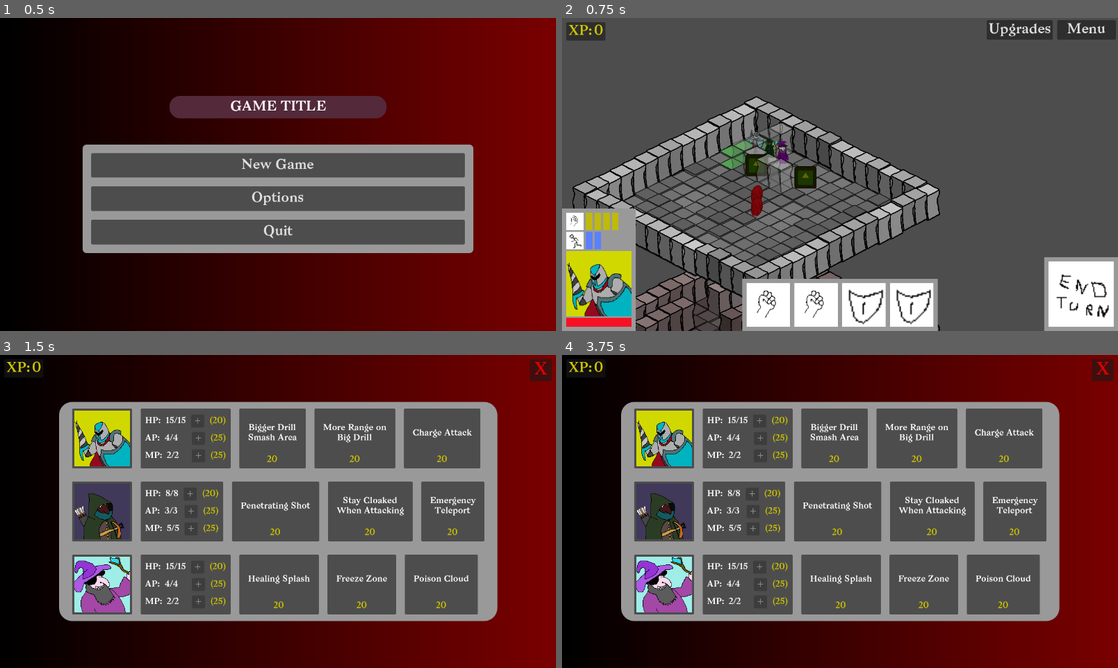
Above: before the commit, frames 1-4 (two rows, left to right).
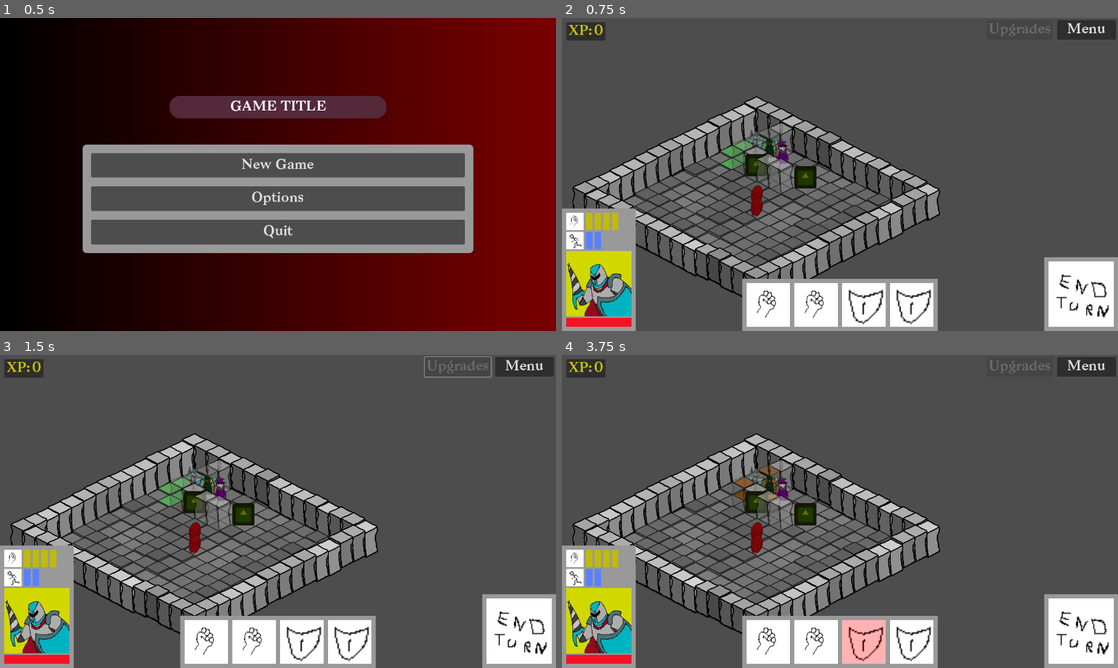
Above: after the commit, the same moments.

Repository: CiaranWoodward/LD57
Game: Godot game, scene res://scenes/main.tscn
The game is run twice, just before and just after one commit, with the same random seed, the same clock (stepped at 60 frames per second) and the same inputs. The engine's default icon, where the game draws it, is replaced by a stand-in: a white triangle on a blue panel in a dark square. Sound files missing from this copy of the repository are replaced by a short silence.
Inputs (mouse positions are in pixels of both pictures, inside the frame that each line leads up to):
- Up to frame 1 (0.5 s): no input
- Up to frame 2 (0.75 s): click "New Game" at 0.5 s
- Up to frame 3 (1.5 s): click (455, 367) at 1.25 s, where only the run before the commit has a clickable "Upgrades"
- Up to frame 4 (3.75 s): click (767, 642) at 2.02 s; click (817, 642) at 2.77 s; click (862, 642) at 3.52 s

Frame 1 is identical in both runs. In frame 2, 1.8% of the frame differs, in the area x 13-88%, y 1-100%; in frame 3, 76%, in the area x 0-100%, y 0-100%; in frame 4, 76%.

Commit message:
Implement level visibility management and turn tracking in GameController
- Added functionality to track turns spent on each level, enforcing a minimum turn requirement before revealing the next level.
- Enhanced level initialization to ensure only the first level is visible at the start, with subsequent levels hidden until conditions are met.
- Updated ability execution logic in PlayerEntity and HeavyPlayer to check for visibility of target levels before allowing drilling actions.
- Improved HUD interactions by updating the upgrade button visibility based on the presence of enemies on the current level.
- Refactored level management in LevelManager to support visibility tracking and initialization.

Diff:
--- a/Level/GameController.gd
+++ b/Level/GameController.gd
@@ -27,6 +27,10 @@
 # Add a property to track the current active level
 var current_active_level: int = 0
 
+# Level progression tracking
+var turns_spent_on_level = {}  # Dictionary tracking turns spent on each level
+var MIN_TURNS_BEFORE_NEXT_LEVEL = 9  # Minimum turns before next level becomes available
+
 # Drilling visualization
 var drilling_line_node: Line2D = null
 
@@ -46,13 +50,28 @@
 	# Set process input
 	set_process_input(true)
 
-	# Find the map in the scene
-	isometric_map = get_node_or_null("../Map")
-	if isometric_map:
-		print("GameController: Map found, connecting signals")
-		isometric_map.tile_selected.connect(_on_tile_selected)
+	# Get the reference to the LevelManager first
+	level_manager = get_parent().get_node_or_null("LevelManager")
+	if not level_manager:
+		push_error("GameController: LevelManager not found")
 	else:
-		push_error("GameController: Map not found!")
+		print("GameController: Found LevelManager")
+
+		# Find the map in the scene - only use the first level as the active map
+		if level_manager.level_nodes.has(0):
+			isometric_map = level_manager.level_nodes[0]
+			current_active_level = 0
+
+			if isometric_map:
+				print("GameController: Map found, connecting signals")
+				isometric_map.tile_selected.connect(_on_tile_selected)
+		else:
+			isometric_map = get_node_or_null("../Map")
+			if isometric_map:
+				print("GameController: Map found, connecting signals")
+				isometric_map.tile_selected.connect(_on_tile_selected)
+			else:
+				push_error("GameController: Map not found!")
 
 	# Create a TurnSequencer
 	turn_sequencer = TurnSequencer.new()
@@ -65,13 +84,6 @@
 	turn_sequencer.group_turns_completed.connect(_on_group_turns_completed)
 
 	print("GameController: TurnSequencer created and connected")
-
-	# Get the reference to the LevelManager
-	level_manager = get_parent().get_node_or_null("LevelManager")
-	if not level_manager:
-		push_error("GameController: LevelManager not found")
-	else:
-		print("GameController: Found LevelManager")
 
 	# Connect to HUD signals
 	_connect_hud_signals()
@@ -83,6 +95,12 @@
 	drilling_line_node.z_index = 100  # Display above other elements
 	drilling_line_node.visible = false
 	add_child(drilling_line_node)
+
+	# Initialize level visibility AFTER all nodes are set up
+	# We need to call this at the end of _ready to override LevelManager's default visibility
+	if level_manager:
+		# Wait for one frame to ensure all levels are initialized
+		call_deferred("initialize_level_visibility")
 
 # State machine handling
 func change_state(new_state):
@@ -203,6 +221,29 @@
 # Handle tile selection for abilities
 func _handle_tile_selection_for_abilities(tile: IsometricTile, selected_entity: PlayerEntity):
 	print("GameController: Processing ability " + current_ability + " targeting tile at " + str(tile.grid_position))
+
+	# Check if drilling abilities should be blocked due to turns requirement
+	if (current_ability == "drill" or current_ability == "big_drill") and (
+		not turns_spent_on_level.has(selected_entity.current_level) or
+		turns_spent_on_level[selected_entity.current_level] < MIN_TURNS_BEFORE_NEXT_LEVEL
+	):
+		print("GameController: Drilling blocked - haven't spent enough turns on current level")
+		cancel_current_ability()
+		return
+
+	# For drilling abilities, check if the target level is visible
+	if (current_ability == "drill" or current_ability == "big_drill"):
+		var target_level = selected_entity.current_level + 1
+		if not level_manager.level_nodes.has(target_level):
+			print("GameController: Drilling blocked - target level does not exist")
+			cancel_current_ability()
+			return
+
+		var target_level_map = level_manager.level_nodes[target_level]
+		if not target_level_map.get_meta("is_visible_to_player", false):
+			print("GameController: Drilling blocked - target level not visible yet")
+			cancel_current_ability()
+			return
 
 	# Check if the ability exists for the entity
 	if selected_entity.abilities.has(current_ability):
@@ -506,6 +547,9 @@
 		print("GameController: Turn " + str(current_turn_count) + " completed")
 		emit_signal("turn_count_updated", current_turn_count)
 
+		# Update turns spent on levels
+		update_turns_spent_on_levels()
+
 		# Check if we should remove any obsolete levels
 		check_for_obsolete_levels()
 
@@ -523,6 +567,9 @@
 	current_turn_count = 0
 	# Start the first player turn
 	turn_sequencer.start_group_turns("player")
+
+	# Initialize the upgrade button visibility
+	update_upgrade_button_visibility()
 
 # Force the current player to end their turn
 func end_current_player_turn():
@@ -718,6 +765,12 @@
 			# Victory condition
 			print("GameController: Victory - all enemies defeated")
 			change_state(GameState.GAME_OVER)
+
+		# Check if all enemies on this specific level are defeated
+		check_level_enemies_cleared(entity.current_level)
+
+		# Update upgrade button visibility
+		update_upgrade_button_visibility()
 
 # Clear all tile highlights on all maps
 func clear_all_highlights():
@@ -773,12 +826,22 @@
 
 	print("GameController: Highlighted " + str(movable_tiles.size()) + " movable tiles on level " + str(entity.current_level))
 
-# Set the current active level and change the isometric_map reference
+# Set the current active level and change the isometric_map reference - update to handle visibility
 func set_active_level(level_index: int, level_map: IsometricMap):
 	# Don't change if it's already the active level
 	if current_active_level == level_index and isometric_map == level_map:
 		print("GameController: Level " + str(level_index) + " is already active")
 		return
+
+	# Make sure the level is visible before making it active
+	if level_manager.level_nodes.has(level_index):
+		var target_level_map = level_manager.level_nodes[level_index]
+		if not target_level_map.get_meta("is_visible_to_player", false):
+			print("GameController: Cannot make level " + str(level_index) + " active - it's not visible yet")
+
+			# If we really need to make it active (for example, a player moved there),
+			# we should reveal it first
+			reveal_level(level_index)
 
 	# Disconnect signal from old map if it exists
 	if isometric_map and isometric_map.is_connected("tile_selected", Callable(self, "_on_tile_selected")):
@@ -807,11 +870,11 @@
 		tween.tween_property(isometric_map, "modulate", Color(1.0, 1.0, 1.0, 1.0), 0.3)
 		print("GameController: Set z_index of active level " + str(level_index) + " to 10")
 
-	# Apply grey modulation to all non-active levels
+	# Apply grey modulation to all non-active levels that are visible
 	if level_manager:
 		for idx in level_manager.level_nodes:
 			var map = level_manager.level_nodes[idx]
-			if idx != level_index and map:
+			if idx != level_index and map and map.get_meta("is_visible_to_player", false):
 				var tween = create_tween()
 				tween.tween_property(map, "modulate", Color(0.7, 0.7, 0.7, 1.0), 0.3)
 
@@ -830,6 +893,9 @@
 
 	# Notify camera that active level has changed
 	emit_signal("entity_moved", null)
+
+	# Update the upgrade button visibility based on the new active level
+	update_upgrade_button_visibility()
 
 	# Check if we can remove any obsolete levels
 	check_for_obsolete_levels()
@@ -897,6 +963,9 @@
 
 		if not Global.hud.is_connected("ChargeAttackButtonUnhovered", Callable(self, "_on_charge_attack_button_unhovered")):
 			Global.hud.ChargeAttackButtonUnhovered.connect(_on_charge_attack_button_unhovered)
+
+		# Initial update of the upgrade button state
+		update_upgrade_button_visibility()
 	else:
 		push_error("GameController: Cannot connect HUD signals - Global.hud is null")
 
@@ -1014,6 +1083,19 @@
 	if not level_manager:
 		return
 
+	# Check if the player has spent enough turns on the current level
+	if not turns_spent_on_level.has(player.current_level) or turns_spent_on_level[player.current_level] < MIN_TURNS_BEFORE_NEXT_LEVEL:
+		return
+
+	# Check if the next level is visible
+	var next_level = player.current_level + 1
+	if not level_manager.level_nodes.has(next_level):
+		return
+
+	var next_level_map = level_manager.level_nodes[next_level]
+	if not next_level_map.get_meta("is_visible_to_player", false):
+		return
+
 	# Make sure there's a valid tile below
 	if not level_manager.has_valid_tile_below(player.current_level, player.grid_position):
 		return
@@ -1068,6 +1150,19 @@
 
 # Handle big drill hover visualization
 func _handle_big_drill_hover(player: PlayerEntity):
+	# Check if the player has spent enough turns on the current level
+	if not turns_spent_on_level.has(player.current_level) or turns_spent_on_level[player.current_level] < MIN_TURNS_BEFORE_NEXT_LEVEL:
+		return
+
+	# Check if the next level is visible
+	var next_level = player.current_level + 1
+	if not level_manager.level_nodes.has(next_level):
+		return
+
+	var next_level_map = level_manager.level_nodes[next_level]
+	if not next_level_map.get_meta("is_visible_to_player", false):
+		return
+
 	# Show drilling visualization from current position to the level below
 	if level_manager:
 		# Get the current level and position
@@ -1261,6 +1356,9 @@
 	if levels_removed:
 		emit_signal("entity_moved", null)
 
+	# Update the upgrade button visibility after level changes
+	update_upgrade_button_visibility()
+
 # Remove a level from the game with a smooth fade-out
 func remove_level(level_idx: int):
 	if not level_manager or not level_manager.level_nodes.has(level_idx):
@@ -1315,8 +1413,10 @@
 		if enemy.current_tile:
 			enemy.current_tile.remove_entity()
 
-		# Queue for deferred deletion to avoid crashes
-		enemy.queue_free()
+		# Check if enemy is still valid before trying to queue_free it
+		if is_instance_valid(enemy):
+			# Queue for deferred deletion to avoid crashes
+			enemy.queue_free()
 
 	# Start fade-out animation
 	var tween = create_tween()
@@ -1329,7 +1429,8 @@
 	level_manager.level_nodes.erase(level_idx)
 
 	# Free the map node itself
-	level_map.queue_free()
+	if is_instance_valid(level_map):
+		level_map.queue_free()
 
 	print("GameController: Level " + str(level_idx) + " removed")
 
@@ -1337,3 +1438,162 @@
 	if level_idx == current_active_level and level_manager.level_nodes.size() > 0:
 		var new_active_level = level_manager.level_nodes.keys().min()
 		set_active_level(new_active_level, level_manager.level_nodes[new_active_level])
+
+# Initialize level visibility (only make the first level visible)
+func initialize_level_visibility():
+	if not level_manager:
+		return
+
+	print("GameController: Initializing level visibility")
+
+	# Reset turns spent on levels
+	turns_spent_on_level[0] = 0
+
+	# Make all other levels invisible
+	for level_idx in level_manager.level_nodes:
+		var level_map = level_manager.level_nodes[level_idx]
+
+		if level_idx == 0:
+			# First level is visible
+			level_map.modulate = Color(1.0, 1.0, 1.0, 1.0)
+			level_map.visible = true
+			level_map.set_meta("is_visible_to_player", true)
+		else:
+			# All other levels are invisible
+			level_map.modulate = Color(1.0, 1.0, 1.0, 0.0)
+			level_map.visible = false
+			level_map.set_meta("is_visible_to_player", false)
+			turns_spent_on_level[level_idx] = 0
+
+	# Force deeper levels to be hidden - use call_deferred to make sure this happens after current frame
+	for level_idx in level_manager.level_nodes:
+		if level_idx > 0:
+			print("GameController: Hiding level " + str(level_idx))
+			var level_map = level_manager.level_nodes[level_idx]
+			# Force invisible state
+			level_map.visible = false
+			level_map.set_meta("is_visible_to_player", false)
+			# Set z-index to keep it behind the first level
+			level_map.z_index = -level_idx
+
+			# Stop any ongoing animations
+			level_map.modulate = Color(1.0, 1.0, 1.0, 0.0)
+
+	# Update the upgrade button visibility
+	update_upgrade_button_visibility()
+
+# Update tracking of turns spent on each level and reveal next levels if needed
+func update_turns_spent_on_levels():
+	if not level_manager:
+		return
+
+	# Track which levels have players
+	var levels_with_players = {}
+
+	# Increment turn count for levels that have players
+	for player in player_entities:
+		var level = player.current_level
+		levels_with_players[level] = true
+
+		if not turns_spent_on_level.has(level):
+			turns_spent_on_level[level] = 0
+
+		turns_spent_on_level[level] += 1
+
+		print("GameController: Players have spent " + str(turns_spent_on_level[level]) + " turns on level " + str(level))
+
+		# Check if we should reveal the next level
+		if turns_spent_on_level[level] >= MIN_TURNS_BEFORE_NEXT_LEVEL:
+			reveal_next_level(level)
+
+	# Now check if any level has players for the first time
+	for level in levels_with_players:
+		var level_map = level_manager.level_nodes.get(level)
+		if level_map and not level_map.has_meta("is_visible_to_player"):
+			level_map.set_meta("is_visible_to_player", true)
+			reveal_level(level)
+
+	# Update the upgrade button visibility
+	update_upgrade_button_visibility()
+
+# Reveal the level below the given level
+func reveal_next_level(current_level):
+	if not level_manager:
+		return
+
+	var next_level = current_level + 1
+
+	# Check if this level exists and is not already visible
+	if level_manager.level_nodes.has(next_level):
+		var level_map = level_manager.level_nodes[next_level]
+		if not level_map.get_meta("is_visible_to_player", false):
+			reveal_level(next_level)
+
+# Reveal a specific level with animation
+func reveal_level(level_idx):
+	if not level_manager or not level_manager.level_nodes.has(level_idx):
+		return
+
+	var level_map = level_manager.level_nodes[level_idx]
+
+	# Skip if already visible
+	if level_map.get_meta("is_visible_to_player", false):
+		return
+
+	print("GameController: Revealing level " + str(level_idx))
+
+	# Mark as visible
+	level_map.set_meta("is_visible_to_player", true)
+	if not turns_spent_on_level.has(level_idx):
+		turns_spent_on_level[level_idx] = 0
+
+	# Make sure it's visible first
+	level_map.visible = true
+
+	# Fade in animation
+	var tween = create_tween()
+	tween.tween_property(level_map, "modulate", Color(0.7, 0.7, 0.7, 1.0), 1.0)
+
+	# Connect tile_selected signal if not already connected
+	if not level_map.is_connected("tile_selected", Callable(self, "_on_tile_selected")):
+		level_map.tile_selected.connect(_on_tile_selected)
+
+# Check if all enemies on a specific level have been defeated
+func check_level_enemies_cleared(level_index: int):
+	# Count how many enemies are still on this level
+	var enemies_on_level = 0
+	for enemy in enemy_entities:
+		if enemy.current_level == level_index:
+			enemies_on_level += 1
+
+	print("GameController: Level " + str(level_index) + " has " + str(enemies_on_level) + " enemies remaining")
+
+	# If no enemies left on this level, reveal the next level
+	if enemies_on_level == 0:
+		print("GameController: All enemies on level " + str(level_index) + " defeated, revealing next level")
+		# Reveal the next level immediately, regardless of turn counter
+		reveal_next_level(level_index)
+
+	# Update the upgrade button visibility based on enemies remaining
+	update_upgrade_button_visibility()
+
+	return enemies_on_level == 0
+
+# Check if there are enemies on the current active level
+func has_enemies_on_active_level() -> bool:
+	for enemy in enemy_entities:
+		if enemy.current_level == current_active_level:
+			return true
+	return false
+
+# Update the upgrade button visibility in the HUD
+func update_upgrade_button_visibility() -> void:
+	if Global.hud:
+		var has_enemies = has_enemies_on_active_level()
+		# Hide the upgrade button if there are enemies on the current level
+		Global.hud.set_upgrade_button_enabled(!has_enemies)
+
+		if has_enemies:
+			print("GameController: Hiding upgrade button - enemies still on level")
+		else:
+			print("GameController: Showing upgrade button - level cleared")
--- a/Level/LevelManager.gd
+++ b/Level/LevelManager.gd
@@ -120,9 +120,16 @@
 	add_child(level_instance)
 	level_instance.z_index = -level_index
 
-	# Set initial modulation (grey for non-active levels)
-	if level_index > 0:  # Assume first level starts as active
-		level_instance.modulate = Color(0.7, 0.7, 0.7, 1.0)
+	# Set initial modulation and visibility based on level index
+	if level_index > 0:  # Only the first level starts visible
+		level_instance.modulate = Color(0.7, 0.7, 0.7, 0.0)  # Fully transparent
+		level_instance.visible = false  # Completely hidden
+		level_instance.set_meta("is_visible_to_player", false)
+	else:
+		# First level is fully visible
+		level_instance.modulate = Color(1.0, 1.0, 1.0, 1.0)
+		level_instance.visible = true
+		level_instance.set_meta("is_visible_to_player", true)
 
 	# Track this level
 	level_nodes[level_index] = level_instance
@@ -132,7 +139,7 @@
 	if level_index > current_deepest_level:
 		current_deepest_level = level_index
 
-	print("LevelManager: Level " + str(level_index) + " initialized")
+	print("LevelManager: Level " + str(level_index) + " initialized with visibility: " + str(level_instance.visible))
 	return level_instance
 
 # Check if a tile position in a level has a valid tile below it for drilling
--- a/Level/MultiLevelGameInit.gd
+++ b/Level/MultiLevelGameInit.gd
@@ -92,6 +92,12 @@
 func initialise_additional_levels(level_index, enemies):
 	var new_level = level_manager.initialize_level(level_index)
 
+	# Ensure the newly created level is initially invisible
+	# Now using metadata for tracking visibility
+	new_level.visible = false
+	new_level.modulate = Color(1.0, 1.0, 1.0, 0.0)
+	new_level.set_meta("is_visible_to_player", false)
+
 	# Temporarily switch game controller to second level for initialization
 	var previous_level = game_controller.current_active_level
 	var previous_map = game_controller.isometric_map
@@ -127,6 +133,10 @@
 
 	# Restore game controller to first level for now
 	game_controller.set_active_level(previous_level, previous_map)
+
+	# Double check that the level remains invisible after all initialization
+	new_level.visible = false
+	new_level.set_meta("is_visible_to_player", false)
 
 # Set up UI elements
 func setup_ui():
--- a/Players/HeavyPlayer.gd
+++ b/Players/HeavyPlayer.gd
@@ -146,6 +146,17 @@
 				print("HeavyPlayer: " + entity_name + " - Cannot big drill, no valid tile below")
 				return false
 
+			# Check if the target level is visible to the player
+			var target_level = current_level + 1
+			if not game_controller.level_manager.level_nodes.has(target_level):
+				print("HeavyPlayer: " + entity_name + " - Cannot big drill, target level does not exist")
+				return false
+
+			var target_level_map = game_controller.level_manager.level_nodes[target_level]
+			if not target_level_map.get_meta("is_visible_to_player", false):
+				print("HeavyPlayer: " + entity_name + " - Cannot big drill, target level not visible yet")
+				return false
+
 			# Start the drilling process - takes longer than regular drill
 			start_big_drilling(4)  # Takes 4 turns to complete
 
--- a/Players/PlayerEntity.gd
+++ b/Players/PlayerEntity.gd
@@ -132,6 +132,17 @@
 				print("PlayerEntity: " + entity_name + " - Cannot drill, no valid tile below")
 				return false
 
+			# Check if the target level is visible to the player
+			var target_level = current_level + 1
+			if not game_controller.level_manager.level_nodes.has(target_level):
+				print("PlayerEntity: " + entity_name + " - Cannot drill, target level does not exist")
+				return false
+
+			var target_level_map = game_controller.level_manager.level_nodes[target_level]
+			if not target_level_map.get_meta("is_visible_to_player", false):
+				print("PlayerEntity: " + entity_name + " - Cannot drill, target level not visible yet")
+				return false
+
 			# Start the drilling process
 			start_drilling(3)  # Takes 3 turns to complete
 
--- a/UI/hud.gd
+++ b/UI/hud.gd
@@ -49,6 +49,10 @@
 	# Initialize with current XP value
 	update_xp_counter(Global.xp)
 
+	# Initialize the upgrade button with a default disabled state
+	# Will be properly updated once connected to the GameController
+	set_upgrade_button_enabled(false)
+
 	# Connect action buttons
 	var action_drill = $Action/ActionMargin/ActionHBox/ActionDrill
 	if action_drill:
@@ -215,6 +219,19 @@
 
 func _on_button_upgrade_pressed() -> void:
 	UpgradeMenu.emit()
+
+# Enable or disable the upgrade button based on whether there are enemies on the current level
+func set_upgrade_button_enabled(enabled: bool) -> void:
+	var upgrade_button = $MenuMargin/HBoxContainer/ButtonUpgrade
+	if upgrade_button:
+		upgrade_button.disabled = !enabled
+		# Make the button semi-transparent when disabled
+		if enabled:
+			upgrade_button.modulate = Color(1, 1, 1, 1)  # Fully visible
+			upgrade_button.tooltip_text = "Upgrade"
+		else:
+			upgrade_button.modulate = Color(1, 1, 1, 0.5)  # Semi-transparent
+			upgrade_button.tooltip_text = "Clear all enemies on this level to upgrade"
 
 # Handle clicking on the drill action button
 func _on_action_drill_input(event: InputEvent) -> void:
